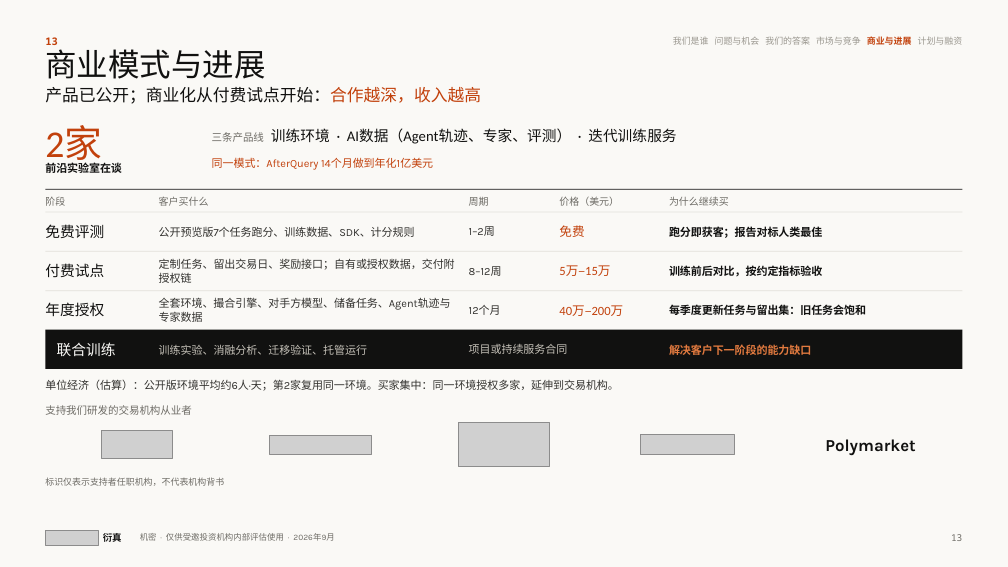
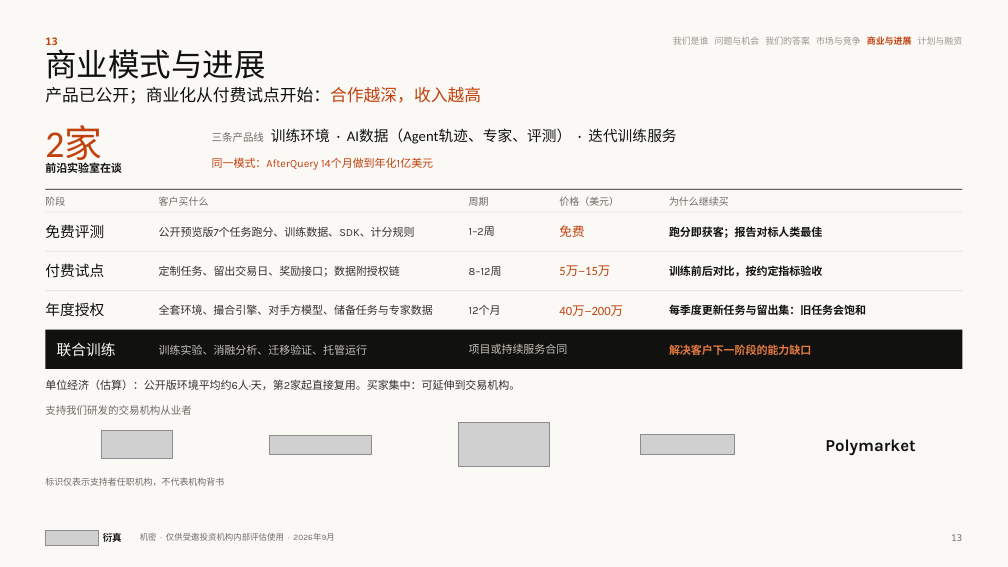
Before and after one commit to wangchen0802/Delta1, a slide deck: slide 13 of SimReal-BP-v34.pptx. Drawn at 1008x567 pixels with LibreOffice and Linux fonts; fonts in the diff are those of the drawing; grey boxes stand for pictures. Boxes give left, top, right and bottom in pixels: in the first picture for what was removed or moved away, otherwise in the second. Text is boxed around its words. In the diff, an @@ line names an element or a change of style, - is before the commit and + after.

```diff
--- a/SimReal-BP-v34.pptx
+++ b/SimReal-BP-v34.pptx
@@ text at box(159, 266, 400, 277): text changed @@
-定制任务、留出交易日、奖励接口；自有或授权数据，交付附授权链
+定制任务、留出交易日、奖励接口；数据附授权链
@@ text at box(159, 304, 433, 315): text changed @@
-全套环境、撮合引擎、对手方模型、储备任务、Agent轨迹与专家数据
+全套环境、撮合引擎、对手方模型、储备任务与专家数据
@@ text at box(45, 380, 520, 390): text changed @@
-单位经济（估算）：公开版环境平均约6人·天；第2家复用同一环境。买家集中：同一环境授权多家，延伸到交易机构。
+单位经济（估算）：公开版环境平均约6人·天，第2家起直接复用。买家集中：可延伸到交易机构。
```
Also in this commit, not shown: 9 other slides changed, 8 other files.
